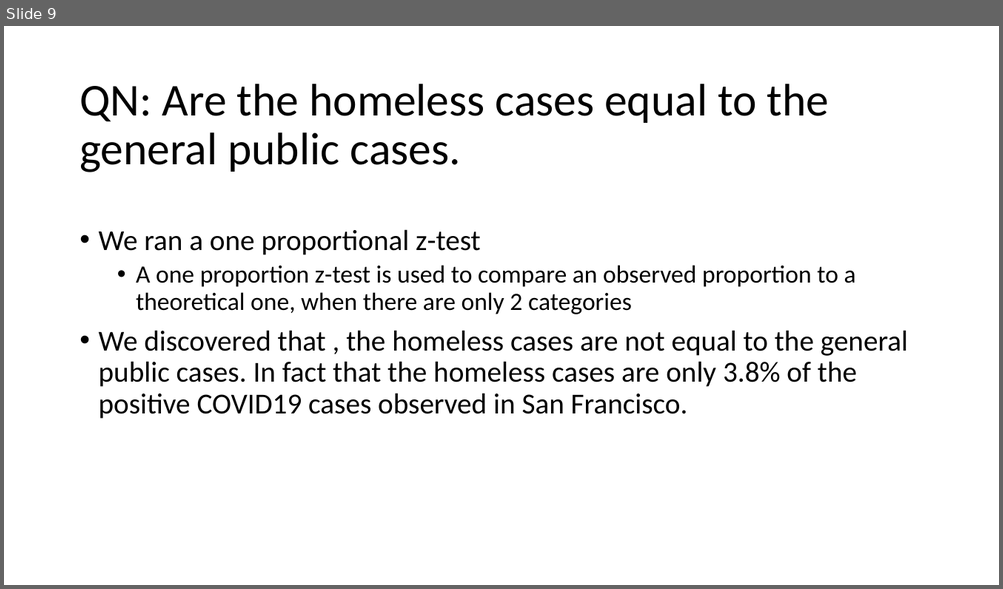
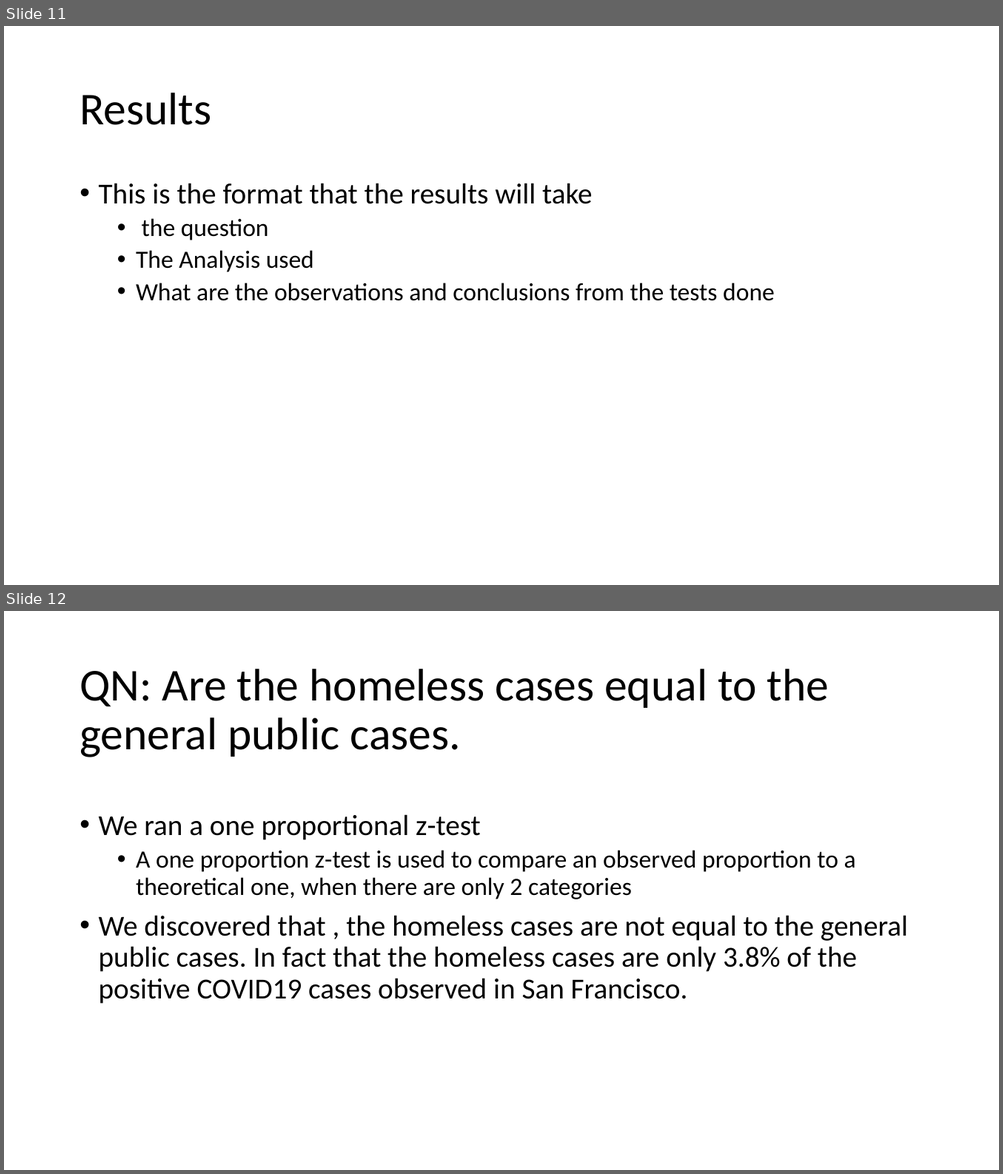
Before and after one commit to engmarkrezk/DFT_FinalProject, a slide deck: RecoverdDFTppt.pptx. Shown one above the other, each under a label of ours: slide 9 before the commit, slides 11 and 12 after it. The pictures are 1003x589 and 1003x1174 pixels, drawn with LibreOffice and Linux fonts; fonts in the diff are those of the drawing. Boxes give left, top, right and bottom in pixels: in the first picture for what was removed or moved away, otherwise in the second. Text is boxed around its words. In the diff, an @@ line names an element or a change of style, - is before the commit and + after.

```diff
--- a/RecoverdDFTppt.pptx
+++ b/RecoverdDFTppt.pptx
@@ slide 11 added at [4,26,999,585], background #FFFFFF @@
@@ title added at [79,93,211,125], 44 pt, text #000000 @@
+Results
@@ text added at [99,183,774,301], 24 pt, text #000000 @@
+• This is the format that the results will take
+  • the question
+  • The Analysis used
+  • What are the observations and conclusions from the tests done
@@ what was slide 9 is now slide 12 @@
```
Also in this commit, not shown: 1 slide changed, 7 other slides added, 3 slides removed, 1 other file.
